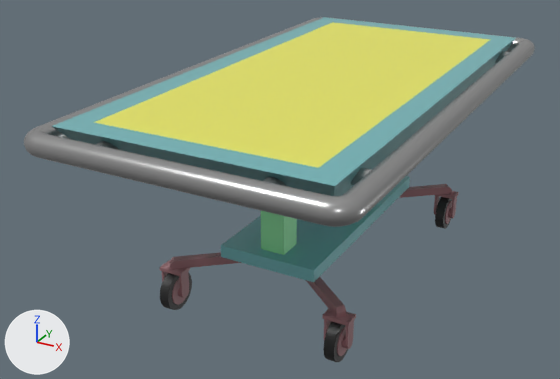
The FBX model Assets/Models/Environment/OperatingTable.fbx, before and after one commit.
Camera for both pictures: a 50 mm camera at (1.28, -2.71, 1.66) aimed at (-0.15, -0.11, 0.36). Arrows for +X, +Y and +Z are at lower left; the lights stay in place.

The first picture shows 'BaseSlab', 'Handle', 'Slab', 'Supports', 'Wheel.000', 'Wheel.001', 'Wheel.003', 'WheelConnector.000', 'WheelConnector.001'.
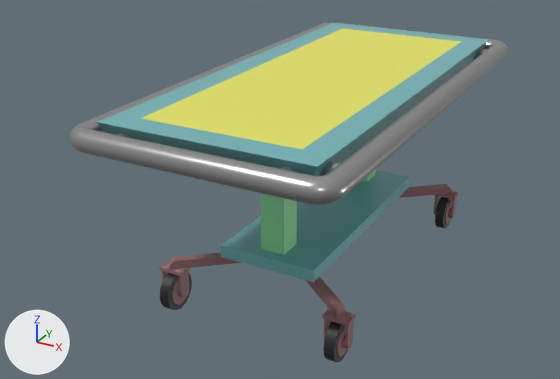
The change, as a list of edits to the scene's bpy script:
```text
Change me_handle_001:
    where me_handle_001.from_pydata(...)  # 512 vertices, 512 faces; spans x -0.59..0.59, y -1.09..1.09, z -0.04..0.04
    used by ob_handle; location = (0.0, 0.0, 0.8)
    me_handle_001 part 1: the whole mesh is scaled about its middle by (0.813, 0.903, 1)
Change me_slab:
    where me_slab.from_pydata(...)  # 12 vertices, 10 faces; spans x -0.5..0.5, y -1.0..1.0, z -0.05..0.05
    used by ob_slab; location = (0.0, 0.0, 0.8)
    me_slab part 2
    me_slab.vertices[0].co: (-0.45, -0.91, -0.05) -> (-0.35, -0.85, -0.05)
    me_slab.vertices[1].co: (-0.41, -0.91, 0.05) -> (-0.3, -0.8, 0.05)  # pixel (93, 122) -> pixel (140, 118)
    me_slab.vertices[2].co: (-0.45, 0.91, -0.05) -> (-0.35, 0.85, -0.05)
    me_slab.vertices[3].co: (-0.41, 0.91, 0.05) -> (-0.3, 0.8, 0.05)  # pixel (332, 22) -> pixel (342, 28)
    me_slab.vertices[4].co: (0.45, -0.91, -0.05) -> (0.35, -0.85, -0.05)
    me_slab.vertices[5].co: (0.41, -0.91, 0.05) -> (0.3, -0.8, 0.05)  # pixel (318, 167) -> pixel (302, 149)
    me_slab.vertices[6].co: (0.45, 0.91, -0.05) -> (0.35, 0.85, -0.05)
    me_slab.vertices[7].co: (0.41, 0.91, 0.05) -> (0.3, 0.8, 0.05)  # pixel (490, 39) -> pixel (461, 41)
    me_slab.vertices[8].co: (-0.5, -1.0, 0.05) -> (-0.4, -0.9, 0.05)  # pixel (51, 126) -> pixel (96, 122)
    me_slab.vertices[9].co: (-0.5, 1.0, 0.05) -> (-0.4, 0.9, 0.05)  # pixel (324, 17) -> pixel (333, 22)
    me_slab.vertices[10].co: (0.5, 1.0, 0.05) -> (0.4, 0.9, 0.05)  # pixel (516, 37) -> pixel (489, 39)
    me_slab.vertices[11].co: (0.5, -1.0, 0.05) -> (0.4, -0.9, 0.05)  # pixel (334, 186) -> pixel (317, 166)
```

Boxes (x1, y1, x2, y2) around the edits, measured in the pictures (560 x 379 px):
'Slab', reshaped (15% narrower, 14% shorter): before (52, 17, 516, 196); after (97, 23, 489, 176)
'Handle', mesh rescaled (14% narrower, 13% shorter): before (24, 17, 535, 227); after (70, 23, 508, 205)
